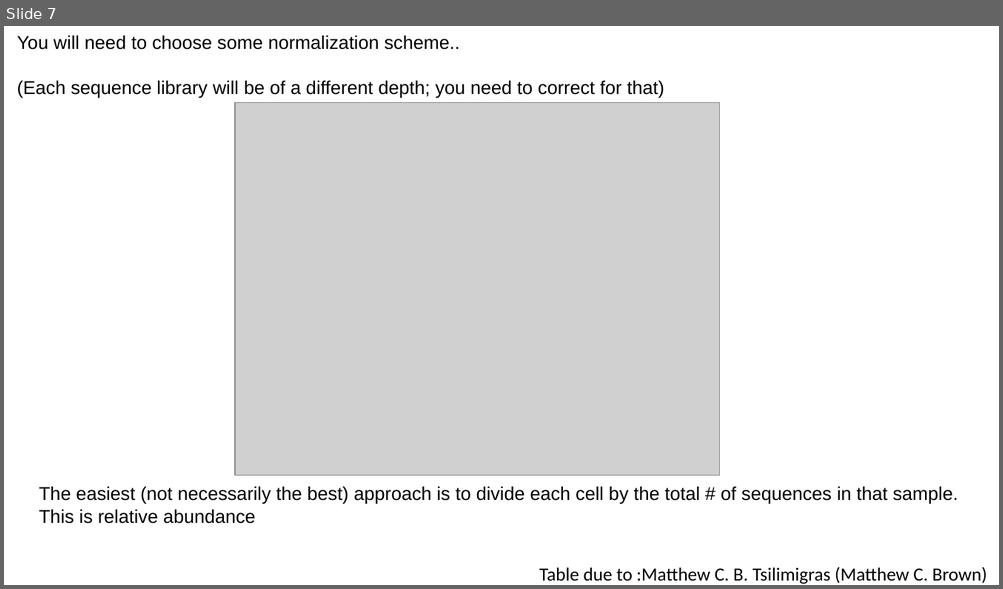
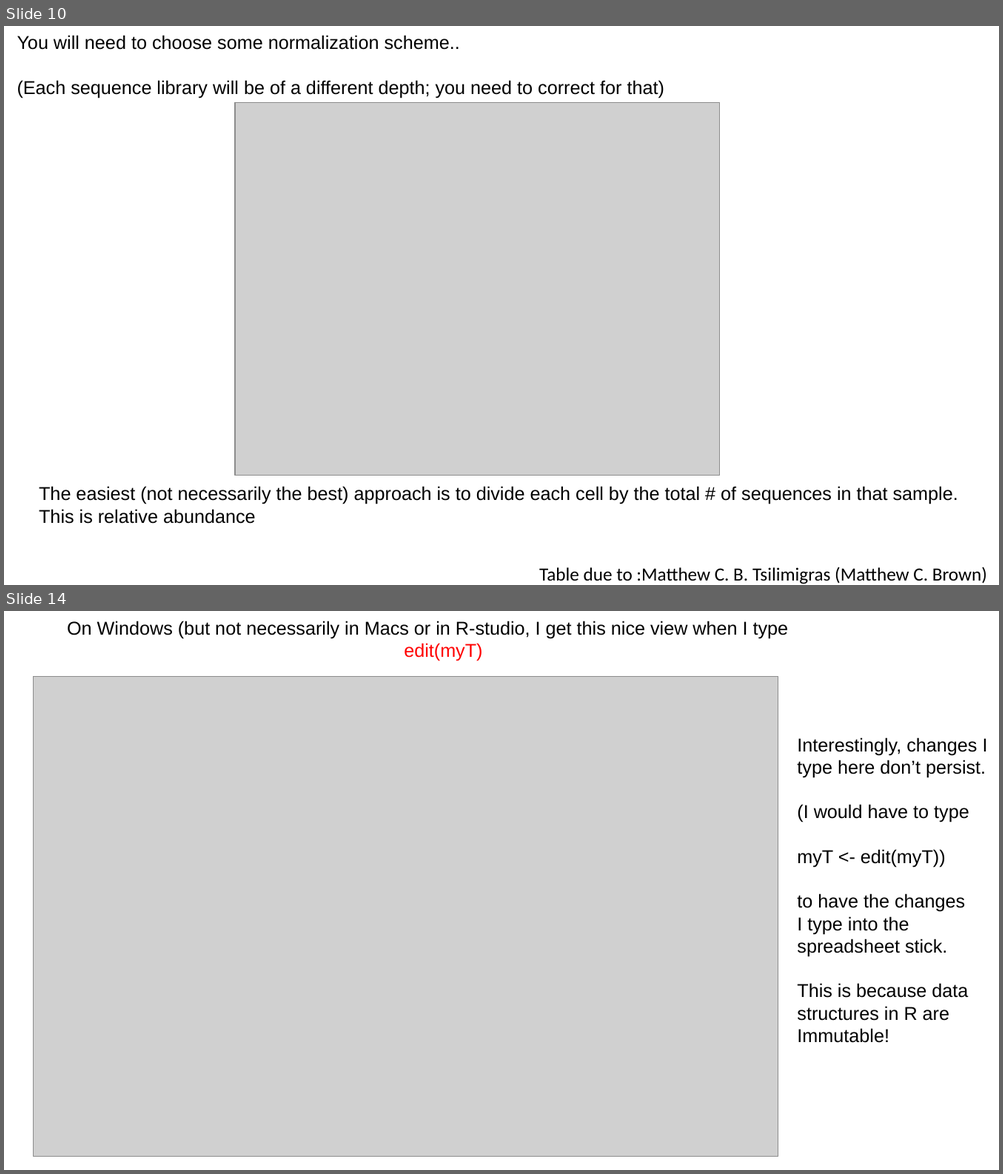
Before and after one commit to afodor/afodor.github.io, a slide deck: classes/ChapelHill2018/ch.pptx. Shown one above the other, each under a label of ours: slide 7 before the commit, slides 10 and 14 after it; the slides between them are not shown. The pictures are 1003x589 and 1003x1174 pixels, drawn with LibreOffice and Linux fonts; fonts in the diff are those of the drawing; grey boxes stand for pictures. Boxes give left, top, right and bottom in pixels: in the first picture for what was removed or moved away, otherwise in the second. Text is boxed around its words. In the diff, an @@ line names an element or a change of style, - is before the commit and + after.

```diff
--- a/classes/ChapelHill2018/ch.pptx
+++ b/classes/ChapelHill2018/ch.pptx
@@ slide 14 added at box(4, 611, 999, 1170), background #FFFFFF @@
@@ text added at box(67, 621, 788, 661), 18 pt, text #000000 @@
+On Windows (but not necessarily in Macs or in R-studio, I get this nice view when I type
+edit(myT)
@@ picture added at box(33, 677, 778, 1157) @@
@@ text added at box(797, 738, 987, 1043), 18 pt, text #000000 @@
+Interestingly, changes I
+type here don’t persist.
+(I would have to type
+myT <- edit(myT))
+to have the changes
+I type into the
+spreadsheet stick.
+This is because data
+structures in R are
+Immutable!
@@ what was slide 7 is now slide 10 @@
```
Also in this commit, not shown: 1 slide changed, 14 other slides added.
